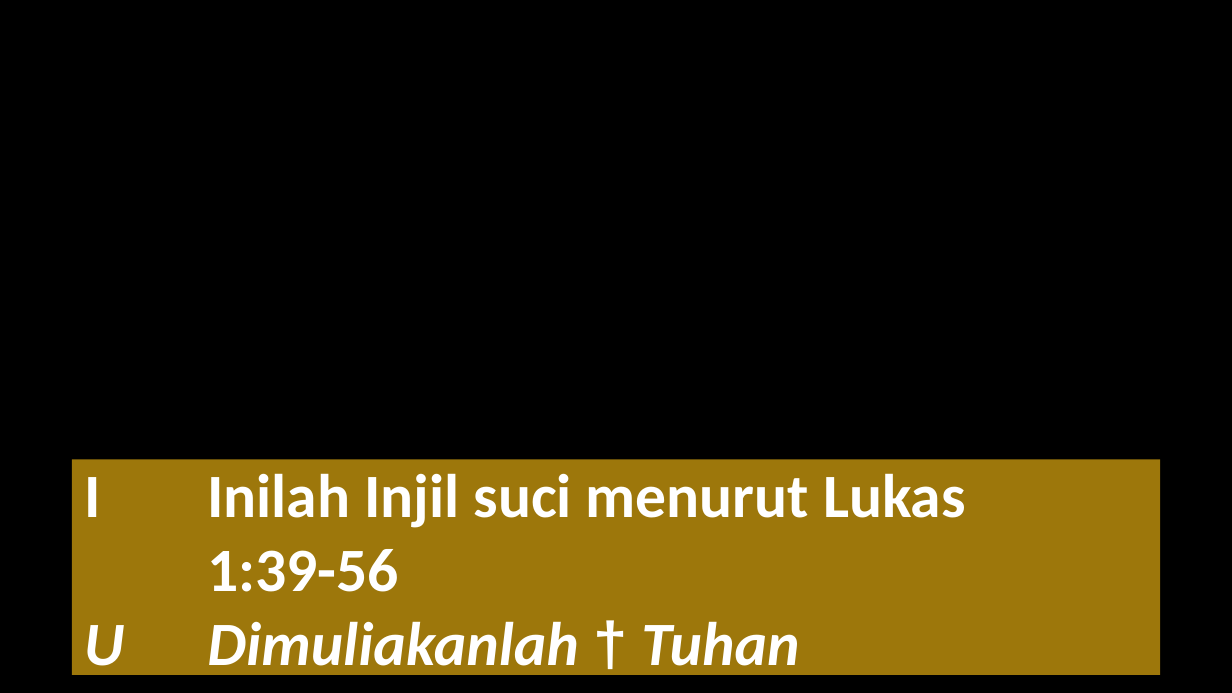
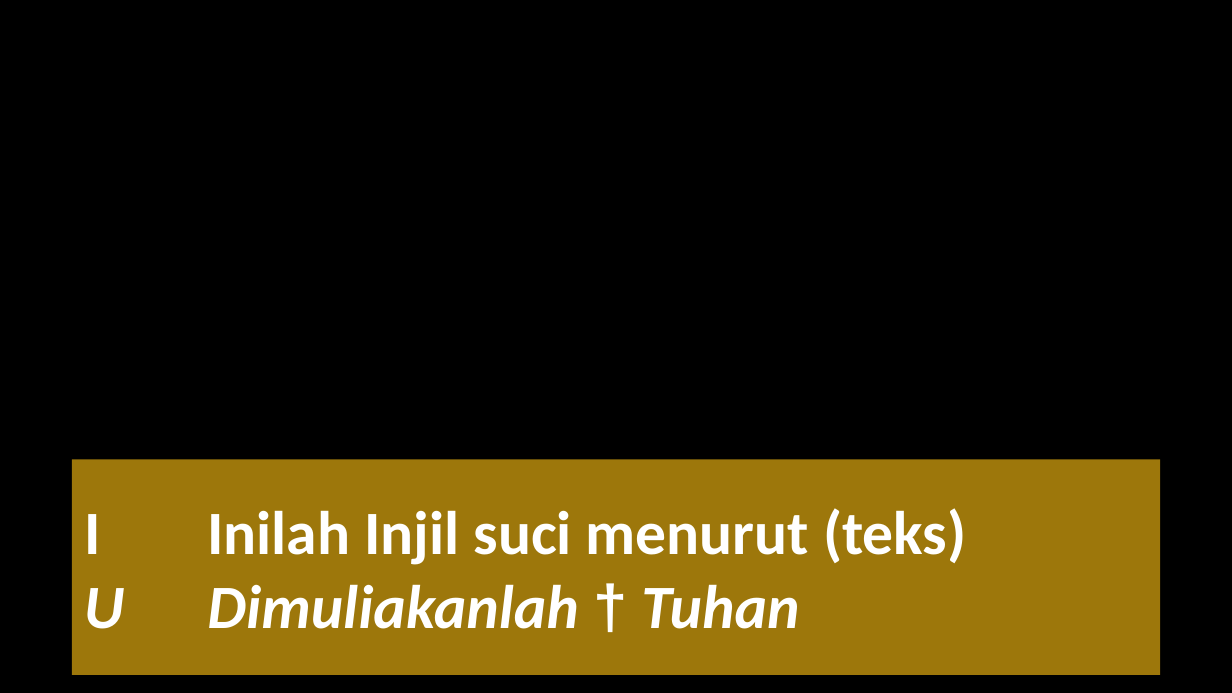
Before and after one commit to JasonEvan/Mikael-PPT-Maker, a slide deck: slide 71 of app/template/Template_PPT_OBS_Kuning.pptx. Drawn at 1232x693 pixels with LibreOffice and Linux fonts; fonts in the diff are those of the drawing. Boxes give left, top, right and bottom in pixels: in the first picture for what was removed or moved away, otherwise in the second. Text is boxed around its words. In the diff, an @@ line names an element or a change of style, - is before the commit and + after.

```diff
--- a/app/template/Template_PPT_OBS_Kuning.pptx
+++ b/app/template/Template_PPT_OBS_Kuning.pptx
@@ text in rectangle at bbox=[84, 508, 967, 565]: text changed @@
-I Inilah Injil suci menurut Lukas
-1:39-56
+I Inilah Injil suci menurut (teks)
```
Also in this commit, not shown: 1 slide removed, 1 other file.
